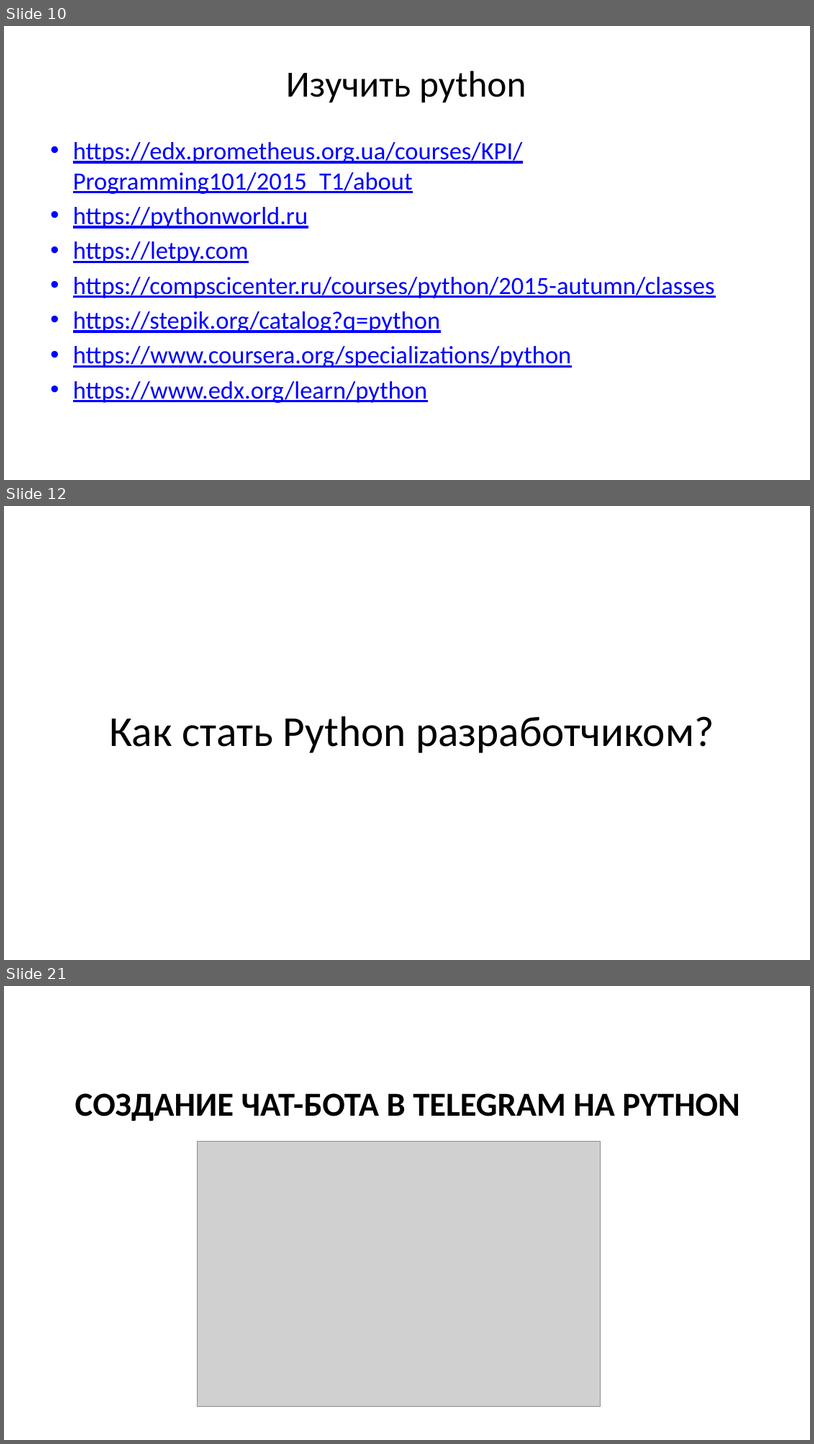
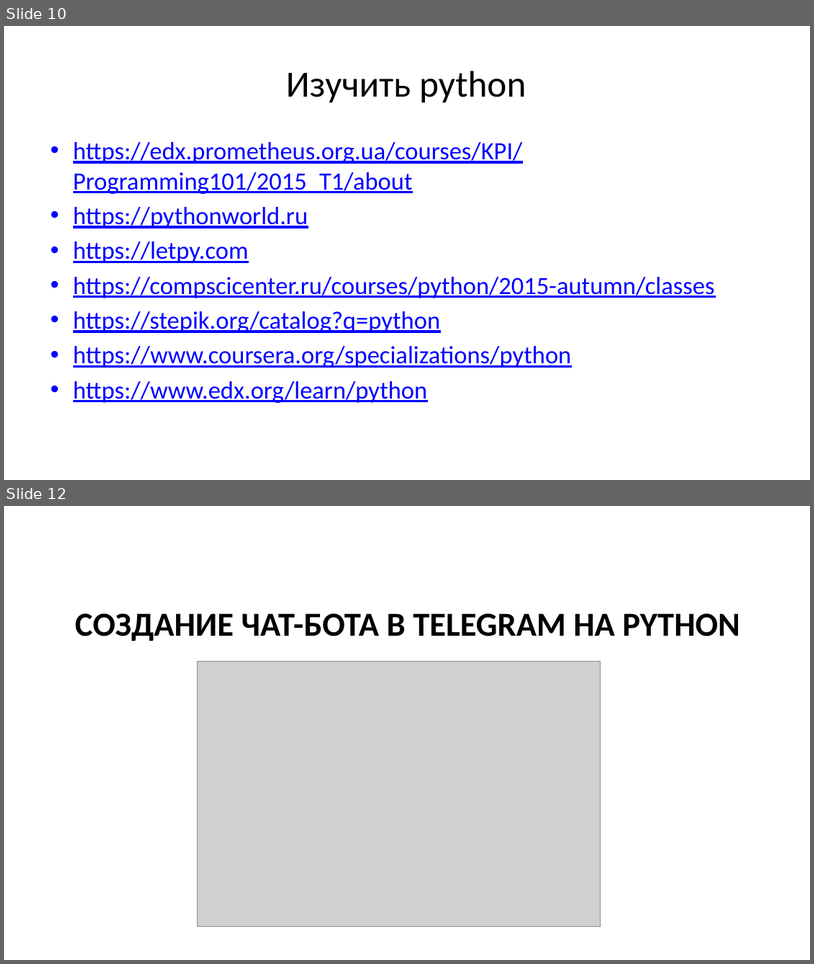
Before and after one commit to maxchv/telegram-bot, a slide deck: docs/lesson_telegram_bot.pptx. Shown one above the other, each under a label of ours: slides 10, 12 and 21 before the commit, slides 10 and 12 after it; the slides between them are not shown. The pictures are 814x1444 and 814x964 pixels, drawn with LibreOffice and Linux fonts; fonts in the diff are those of the drawing; grey boxes stand for pictures. Boxes give left, top, right and bottom in pixels: in the first picture for what was removed or moved away, otherwise in the second. Text is boxed around its words. In the diff, an @@ line names an element or a change of style, - is before the commit and + after.

```diff
--- a/docs/lesson_telegram_bot.pptx
+++ b/docs/lesson_telegram_bot.pptx
@@ slide 12 removed at bbox=[4, 506, 810, 960], background #FFFFFF @@
@@ title removed at bbox=[109, 716, 714, 753] @@
-Как стать Python разработчиком?
@@ what was slide 21 is now slide 12 @@
```
Also in this commit, not shown: 3 slides changed, 5 slides added, 8 other slides removed, 7 other files.
